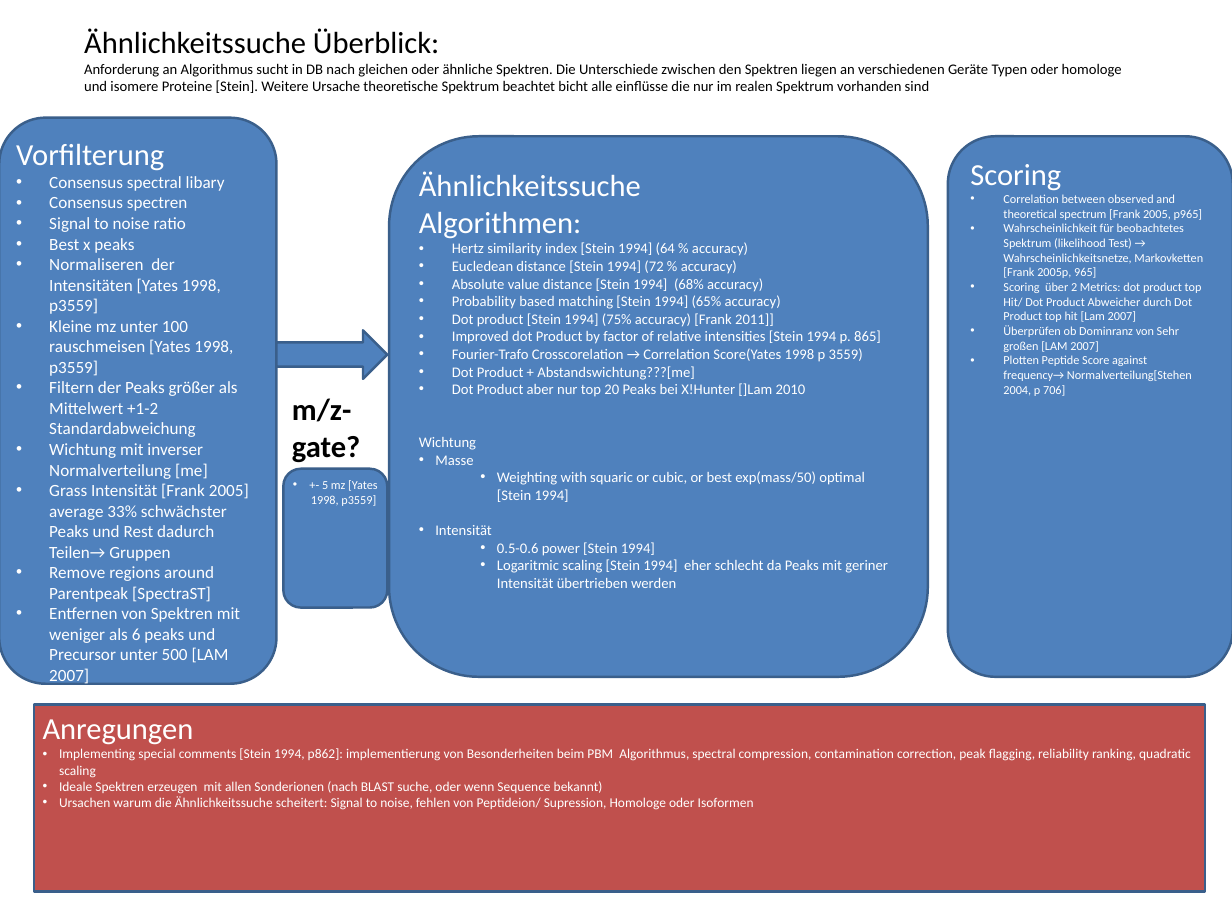
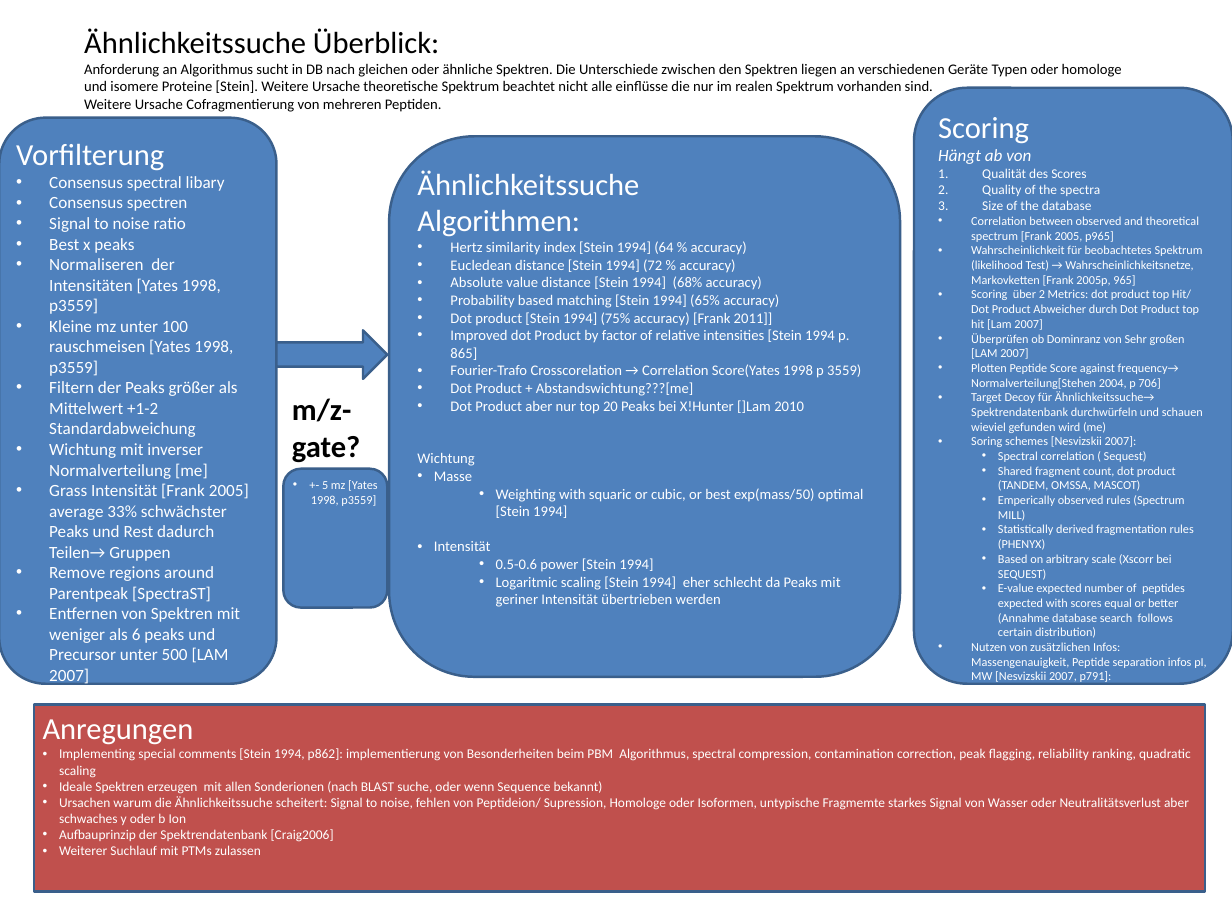
Before and after one commit to compomics/meta-proteome-analyzer, a slide deck: slide 1 of docu/Konzepte/UebersichtSpektrensuche.pptx. Drawn at 1232x924 pixels with LibreOffice and Linux fonts; fonts in the diff are those of the drawing. Boxes give left, top, right and bottom in pixels: in the first picture for what was removed or moved away, otherwise in the second. Text is boxed around its words. In the diff, an @@ line names an element or a change of style, - is before the commit and + after.

```diff
--- a/docu/Konzepte/UebersichtSpektrensuche.pptx
+++ b/docu/Konzepte/UebersichtSpektrensuche.pptx
@@ text at (84,63,1122,112): text changed @@
-Anforderung an Algorithmus sucht in DB nach gleichen oder ähnliche Spektren. Die Unterschiede zwischen den Spektren liegen an verschiedenen Geräte Typen oder homologe und isomere Proteine [Stein]. Weitere Ursache theoretische Spektrum beachtet bicht alle einflüsse die nur im realen Spektrum vorhanden sind
+Anforderung an Algorithmus sucht in DB nach gleichen oder ähnliche Spektren. Die Unterschiede zwischen den Spektren liegen an verschiedenen Geräte Typen oder homologe und isomere Proteine [Stein]. Weitere Ursache theoretische Spektrum beachtet nicht alle einflüsse die nur im realen Spektrum vorhanden sind.
+Weitere Ursache Cofragmentierung von mehreren Peptiden.
@@ rounded rectangle "Scoring": place and size @@
-rounded rectangle "Scoring" at (948,136,1232,677)
+rounded rectangle "Scoring" at (914,88,1232,684)
@@ rounded rectangle "Ähnlichkeitssuche": place and size @@
-rounded rectangle "Ähnlichkeitssuche" at (389,136,928,677)
+rounded rectangle "Ähnlichkeitssuche" at (389,136,900,677)
@@ text in rounded rectangle at (938,149,1100,210): paragraphs added @@
+Hängt ab von
+1. Qualität des Scores
+2. Quality of the spectra
+3. Size of the database
@@ text in rounded rectangle at (971,391,1206,684): paragraphs added @@
+• Target Decoy für Ähnlichkeitssuche→ Spektrendatenbank durchwürfeln und schauen wieviel gefunden wird (me)
+• Soring schemes [Nesvizskii 2007]:
+  • Spectral correlation ( Sequest)
+  • Shared fragment count, dot product (TANDEM, OMSSA, MASCOT)
+  • Emperically observed rules (Spectrum MILL)
+  • Statistically derived fragmentation rules (PHENYX)
+  • Based on arbitrary scale (Xscorr bei SEQUEST)
+  • E-value expected number of peptides expected with scores equal or better (Annahme database search follows certain distribution)
+• Nutzen von zusätzlichen Infos: Massengenauigkeit, Peptide separation infos pI, MW [Nesvizskii 2007, p791]:
@@ text in rectangle at (59,796,1189,855): text changed @@
-• Ursachen warum die Ähnlichkeitssuche scheitert: Signal to noise, fehlen von Peptideion/ Supression, Homologe oder Isoformen
+• Ursachen warum die Ähnlichkeitssuche scheitert: Signal to noise, fehlen von Peptideion/ Supression, Homologe oder Isoformen, untypische Fragmemte starkes Signal von Wasser oder Neutralitätsverlust aber schwaches y oder b Ion
+• Aufbauprinzip der Spektrendatenbank [Craig2006]
+• Weiterer Suchlauf mit PTMs zulassen
```
